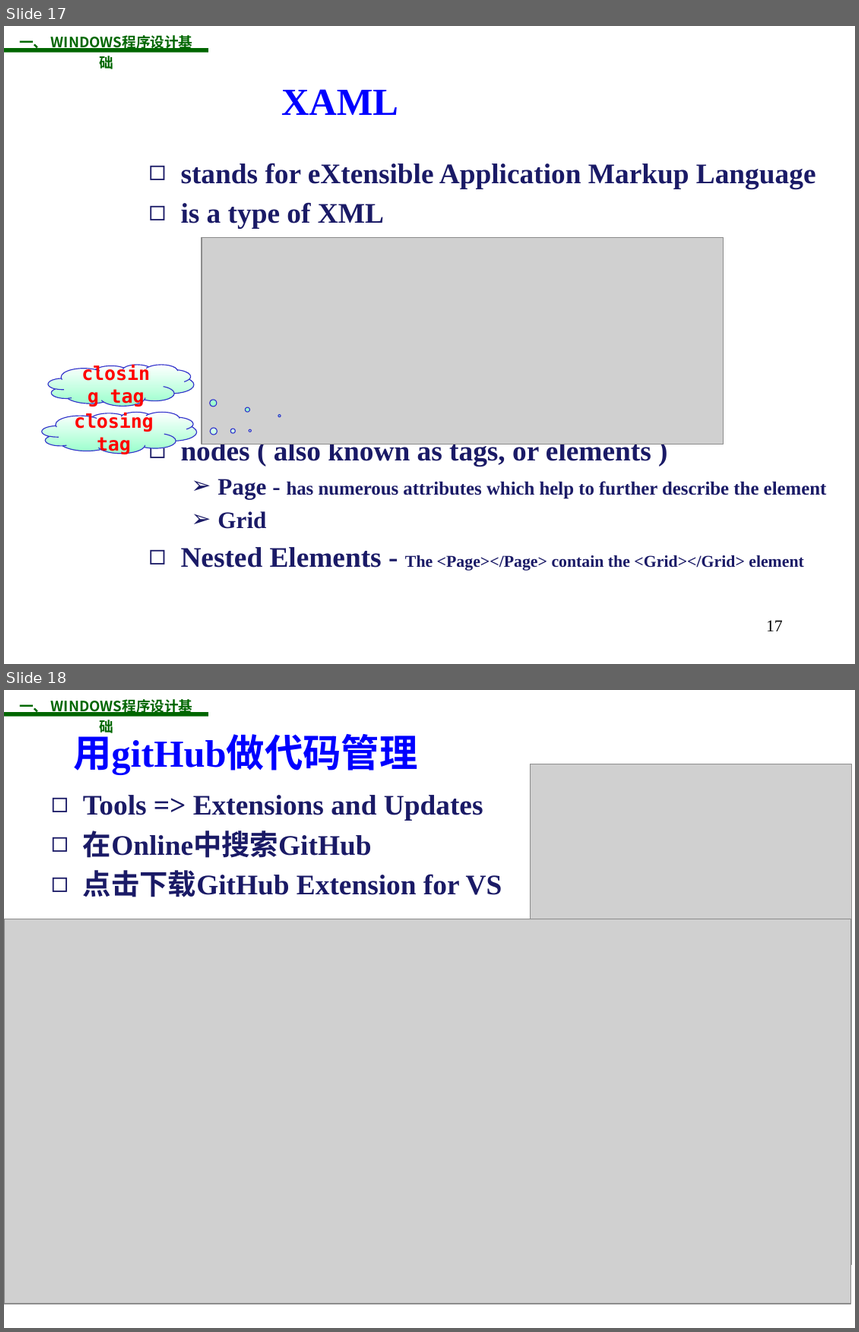
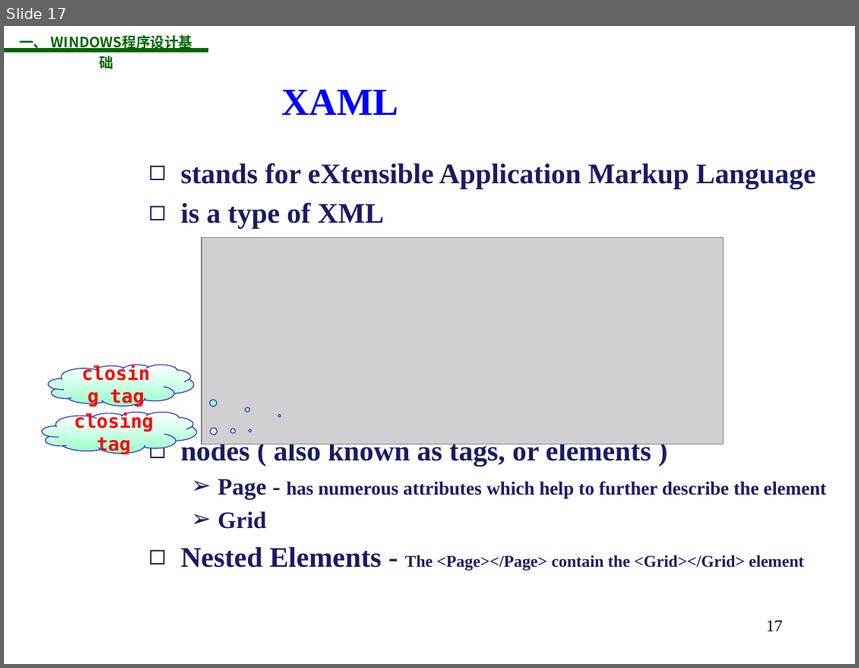
Before and after one commit to jichenghu/ppt_programmingWindows, a slide deck: programmingWindows_1.pptx. Shown one above the other, each under a label of ours: slides 17 and 18 before the commit, slide 17 after it. The pictures are 859x1332 and 859x668 pixels, drawn with LibreOffice and Linux fonts; fonts in the diff are those of the drawing; grey boxes stand for pictures; background and template pictures are left out. Boxes give left, top, right and bottom in pixels: in the first picture for what was removed or moved away, otherwise in the second. Text is boxed around its words. In the diff, an @@ line names an element or a change of style, - is before the commit and + after.

```diff
--- a/programmingWindows_1.pptx
+++ b/programmingWindows_1.pptx
@@ slide 18 removed at box(4, 690, 855, 1328), background picture (left out); not listed: 2 template elements that a slide beside it also shows @@
@@ title removed at box(73, 728, 418, 775) @@
-用gitHub做代码管理
@@ picture removed at box(530, 764, 852, 1265) @@
@@ text removed at box(83, 795, 503, 897) @@
-◻ Tools => Extensions and Updates
-◻ 在Online中搜索GitHub
-◻ 点击下载GitHub Extension for VS
@@ picture removed at box(4, 920, 851, 1305) @@
@@ page number removed at box(614, 1271, 791, 1314) @@
-18
```
Also in this commit, not shown: 5 other files.
